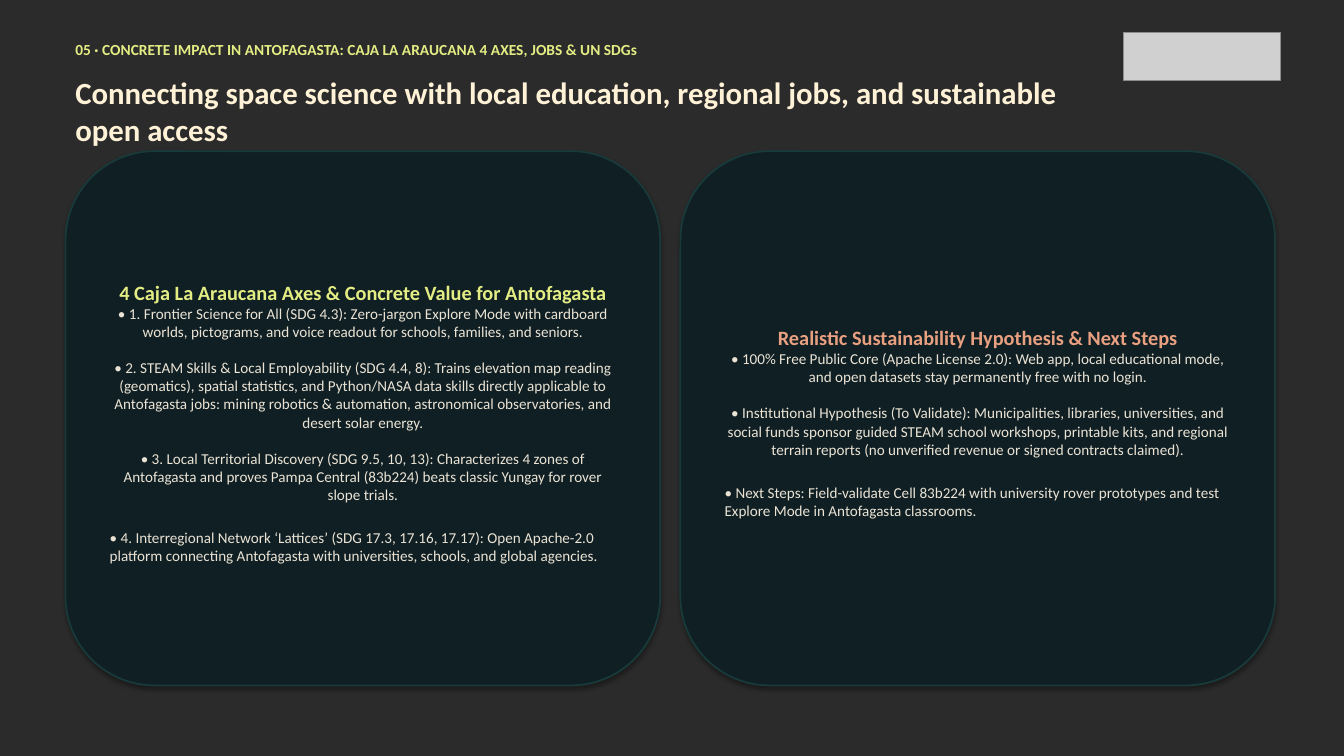
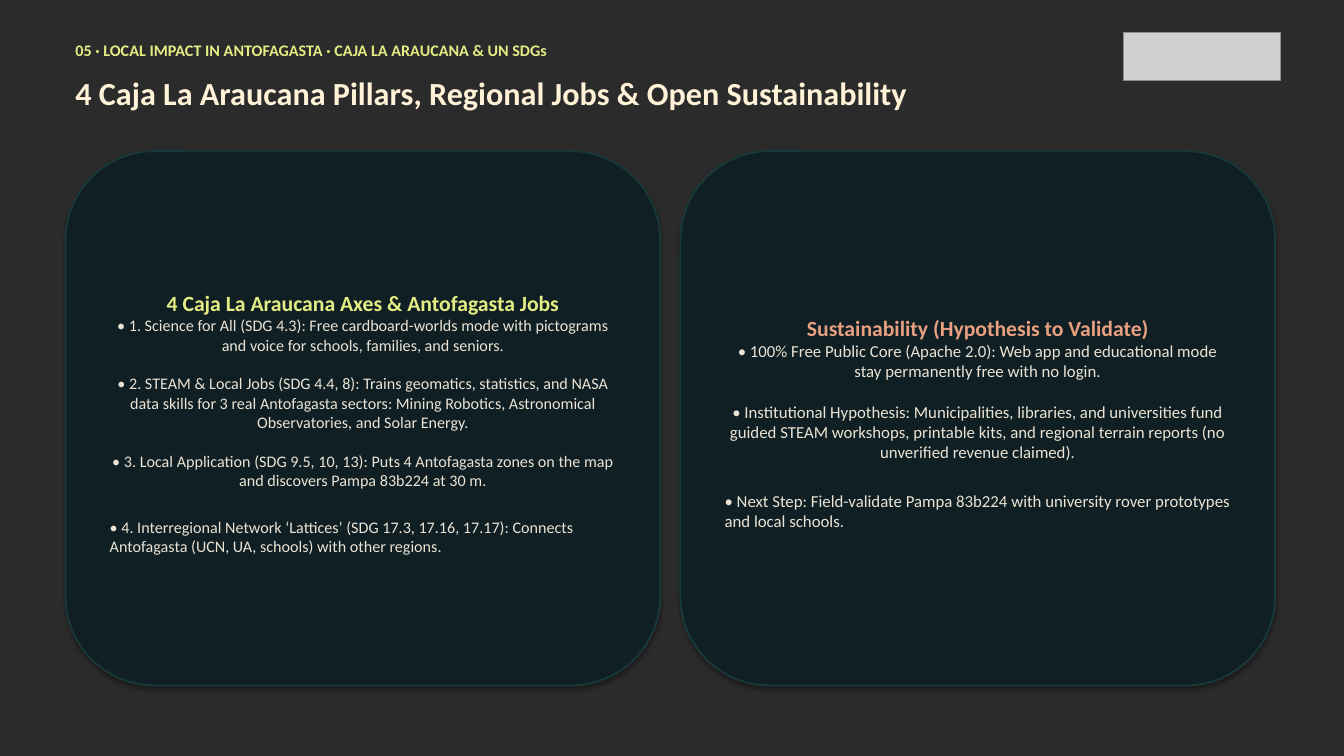
Before and after one commit to AnGeMoNs/Ckepi, a slide deck: slide 6 of docs/nehe/ckepi-pitch-en.pptx. Drawn at 1344x756 pixels with LibreOffice and Linux fonts; fonts in the diff are those of the drawing; grey boxes stand for pictures; background and template pictures are left out; a plain dark background stands for a picture behind light text. Boxes give left, top, right and bottom in pixels: in the first picture for what was removed or moved away, otherwise in the second. Text is boxed around its words. In the diff, an @@ line names an element or a change of style, - is before the commit and + after.

```diff
--- a/docs/nehe/ckepi-pitch-en.pptx
+++ b/docs/nehe/ckepi-pitch-en.pptx
@@ text at [75, 45, 546, 56]: text changed; size 11 to 11.5 pt @@
-05 · CONCRETE IMPACT IN ANTOFAGASTA: CAJA LA ARAUCANA 4 AXES, JOBS & UN SDGs
+05 · LOCAL IMPACT IN ANTOFAGASTA · CAJA LA ARAUCANA & UN SDGs
@@ text at [75, 82, 907, 111]: text changed; size 22 to 23 pt @@
-Connecting space science with local education, regional jobs, and sustainable open access
+4 Caja La Araucana Pillars, Regional Jobs & Open Sustainability
@@ text in rounded rectangle at [110, 295, 613, 555]: text changed; size 10.8 to 11.5 pt @@
-4 Caja La Araucana Axes & Concrete Value for Antofagasta
-• 1. Frontier Science for All (SDG 4.3): Zero-jargon Explore Mode with cardboard worlds, pictograms, and voice readout for schools, families, and seniors.
-• 2. STEAM Skills & Local Employability (SDG 4.4, 8): Trains elevation map reading (geomatics), spatial statistics, and Python/NASA data skills directly applicable to Antofagasta jobs: mining robotics & automation, astronomical observatories, and desert solar energy.
-• 3. Local Territorial Discovery (SDG 9.5, 10, 13): Characterizes 4 zones of Antofagasta and proves Pampa Central (83b224) beats classic Yungay for rover slope trials.
-• 4. Interregional Network ‘Lattices’ (SDG 17.3, 17.16, 17.17): Open Apache-2.0 platform connecting Antofagasta with universities, schools, and global agencies.
+4 Caja La Araucana Axes & Antofagasta Jobs
+• 1. Science for All (SDG 4.3): Free cardboard-worlds mode with pictograms and voice for schools, families, and seniors.
+• 2. STEAM & Local Jobs (SDG 4.4, 8): Trains geomatics, statistics, and NASA data skills for 3 real Antofagasta sectors: Mining Robotics, Astronomical Observatories, and Solar Energy.
+• 3. Local Application (SDG 9.5, 10, 13): Puts 4 Antofagasta zones on the map and discovers Pampa 83b224 at 30 m.
+• 4. Interregional Network ‘Lattices’ (SDG 17.3, 17.16, 17.17): Connects Antofagasta (UCN, UA, schools) with other regions.
@@ text in rounded rectangle at [725, 320, 1229, 527]: text changed; size 10.8 to 12 pt @@
-Realistic Sustainability Hypothesis & Next Steps
-• 100% Free Public Core (Apache License 2.0): Web app, local educational mode, and open datasets stay permanently free with no login.
-• Institutional Hypothesis (To Validate): Municipalities, libraries, universities, and social funds sponsor guided STEAM school workshops, printable kits, and regional terrain reports (no unverified revenue or signed contracts claimed).
-• Next Steps: Field-validate Cell 83b224 with university rover prototypes and test Explore Mode in Antofagasta classrooms.
+Sustainability (Hypothesis to Validate)
+• 100% Free Public Core (Apache 2.0): Web app and educational mode stay permanently free with no login.
+• Institutional Hypothesis: Municipalities, libraries, and universities fund guided STEAM workshops, printable kits, and regional terrain reports (no unverified revenue claimed).
+• Next Step: Field-validate Pampa 83b224 with university rover prototypes and local schools.
```
Also in this commit, not shown: 6 other slides changed, 15 other files.
